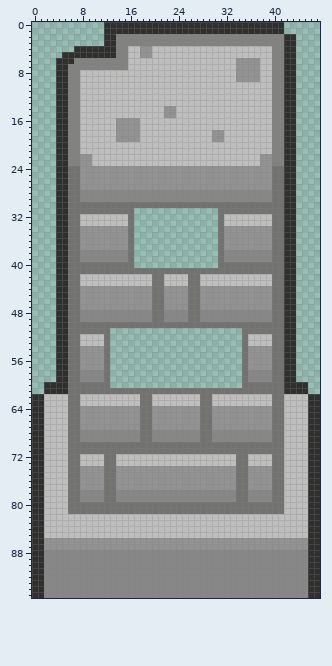
Sprite sheet -- assets/pilar3.png. The picture above is the old version.
The file is 48x96 pixels.
Once edited:
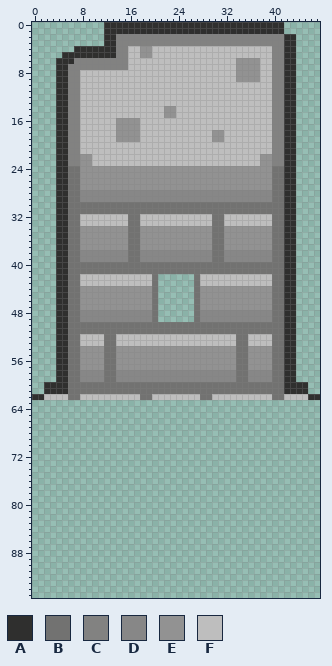
Palette (. is transparent): A #2f2f2e  B #727271  C #828281  D #878787  E #929292  F #bebebe
The edit:
y 31: x 17..30 .............. -> BBBBBBBBBBBBBB
y 32..33: x 17..30 .............. -> BFFFFFFFFFFFFB
y 34..37: x 17..30 .............. -> BEEEEEEEEEEEEB
y 38..39: x 17..30 .............. -> BDDDDDDDDDDDDB
y 40: x 17..30 .............. -> BBBBBBBBBBBBBB
y 42..43: x 21..26 BFFFFB -> ......
y 44..47: x 21..26 BEEEEB -> ......
y 48..49: x 21..26 BDDDDB -> ......
y 51: x 13..34 ...................... -> BBBBBBBBBBBBBBBBBBBBBB
y 52..53: x 13..34 ...................... -> BFFFFFFFFFFFFFFFFFFFFB
y 54..57: x 13..34 ...................... -> BEEEEEEEEEEEEEEEEEEEEB
y 58..59: x 13..34 ...................... -> BDDDDDDDDDDDDDDDDDDDDB
y 60: x 13..34 ...................... -> BBBBBBBBBBBBBBBBBBBBBB
y 63: x 0..47 AAFFFFBBFFFFFFFFFFBBFFFFFFFFBBFFFFFFFFFFBBFFFFAA -> ................................................
y 64..67: x 0..47 AAFFFFBBEEEEEEEEEEBBEEEEEEEEBBEEEEEEEEEEBBFFFFAA -> ................................................
y 68..69: x 0..47 AAFFFFBBDDDDDDDDDDBBDDDDDDDDBBDDDDDDDDDDBBFFFFAA -> ................................................
y 70..71: x 0..47 AAFFFFBBBBBBBBBBBBBBBBBBBBBBBBBBBBBBBBBBBBFFFFAA -> ................................................
y 72..73: x 0..47 AAFFFFBBFFFFBBFFFFFFFFFFFFFFFFFFFFBBFFFFBBFFFFAA -> ................................................
y 74..77: x 0..47 AAFFFFBBEEEEBBEEEEEEEEEEEEEEEEEEEEBBEEEEBBFFFFAA -> ................................................
y 78..79: x 0..47 AAFFFFBBDDDDBBDDDDDDDDDDDDDDDDDDDDBBDDDDBBFFFFAA -> ................................................
y 80..81: x 0..47 AAFFFFBBBBBBBBBBBBBBBBBBBBBBBBBBBBBBBBBBBBFFFFAA -> ................................................
y 82..85: x 0..47 AAFFFFFFFFFFFFFFFFFFFFFFFFFFFFFFFFFFFFFFFFFFFFAA -> ................................................
y 86..87: x 0..47 AAEEEEEEEEEEEEEEEEEEEEEEEEEEEEEEEEEEEEEEEEEEEEAA -> ................................................
y 88..95: x 0..47 AADDDDDDDDDDDDDDDDDDDDDDDDDDDDDDDDDDDDDDDDDDDDAA -> ................................................
